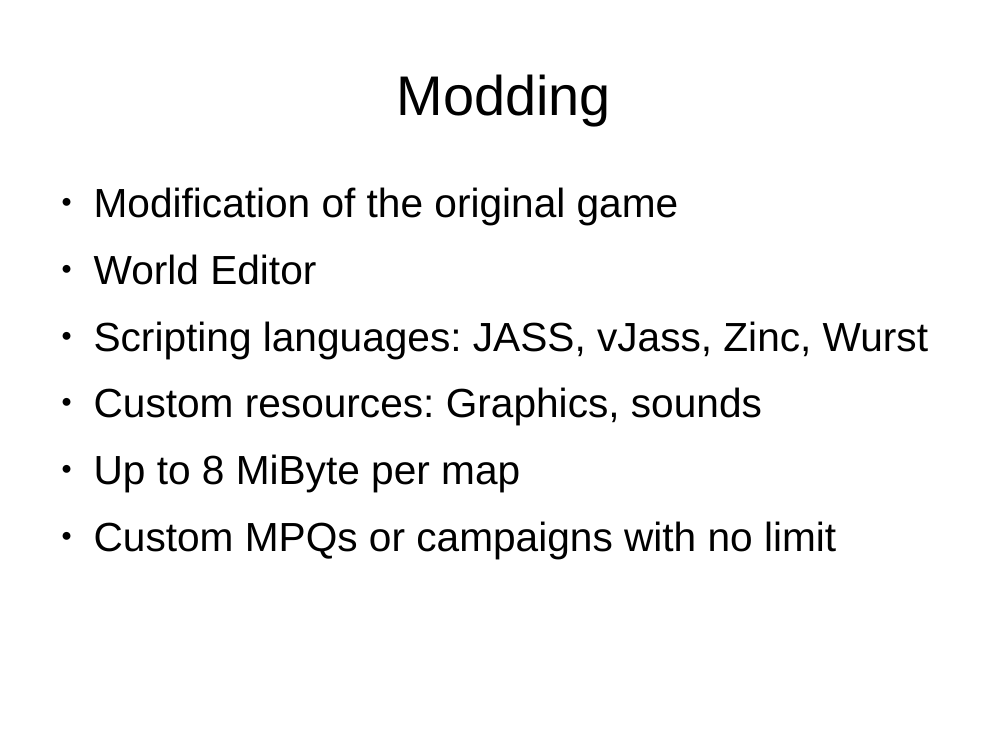
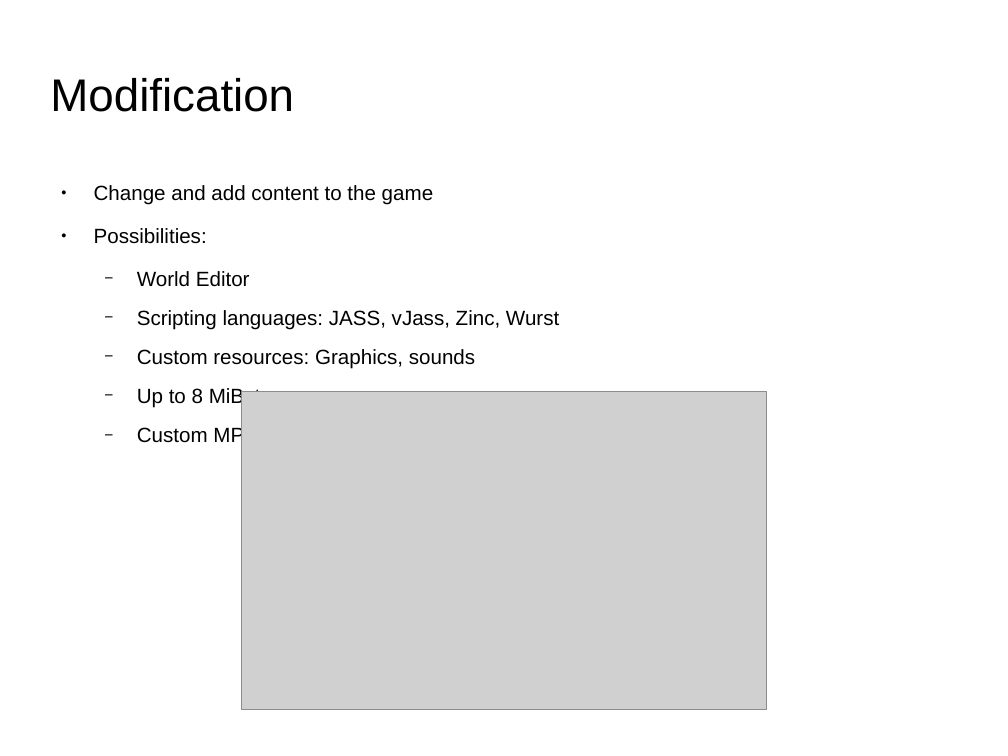
Before and after one commit to tdauth/dmdf, a slide deck: slide 3 of doc/presentation.odp. Drawn at 1008x756 pixels with LibreOffice and Linux fonts; fonts in the diff are those of the drawing; grey boxes stand for pictures; background and template pictures are left out. Boxes give left, top, right and bottom in pixels: in the first picture for what was removed or moved away, otherwise in the second. Text is boxed around its words. In the diff, an @@ line names an element or a change of style, - is before the commit and + after.

```diff
--- a/doc/presentation.odp
+++ b/doc/presentation.odp
@@ title added at [50,78,294,112], 36 pt, text #000000 @@
+Modification
@@ title removed at [397,74,611,125] @@
-Modding
@@ text at [94,185,433,244]: text changed; size 32 to 16.2 pt @@
-● Modification of the original game
+● Change and add content to the game
+● Possibilities:
@@ text at [137,271,559,447]: size 32 to 16.2 pt in "World Editor", "Scripting languages: JASS, vJass, Zinc, Wurst", "Custom resources: Graphics, sounds", "Up to 8 MiByte per map" and 1 more places; bullet ● to −; list level 1 to 2 in "World Editor"; list level 1 to 2 in "Scripting languages: JASS, vJass, Zinc, ..."; list level 1 to 2 in "Custom resources: Graphics, sounds"; list level 1 to 2 in "Up to 8 MiByte per ..."; list level 1 to 2 in "Custom MPQs or campaigns with ..." @@
@@ picture added at [241,392,767,710] @@
```
Also in this commit, not shown: 9 other slides changed, 5 slides added, 7 other files.
